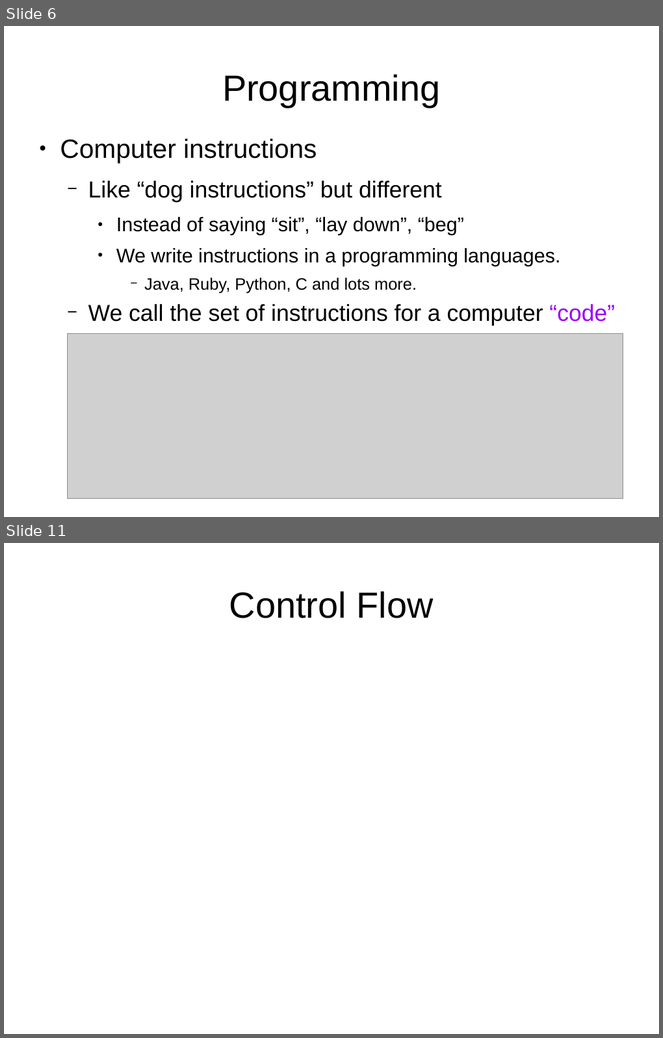
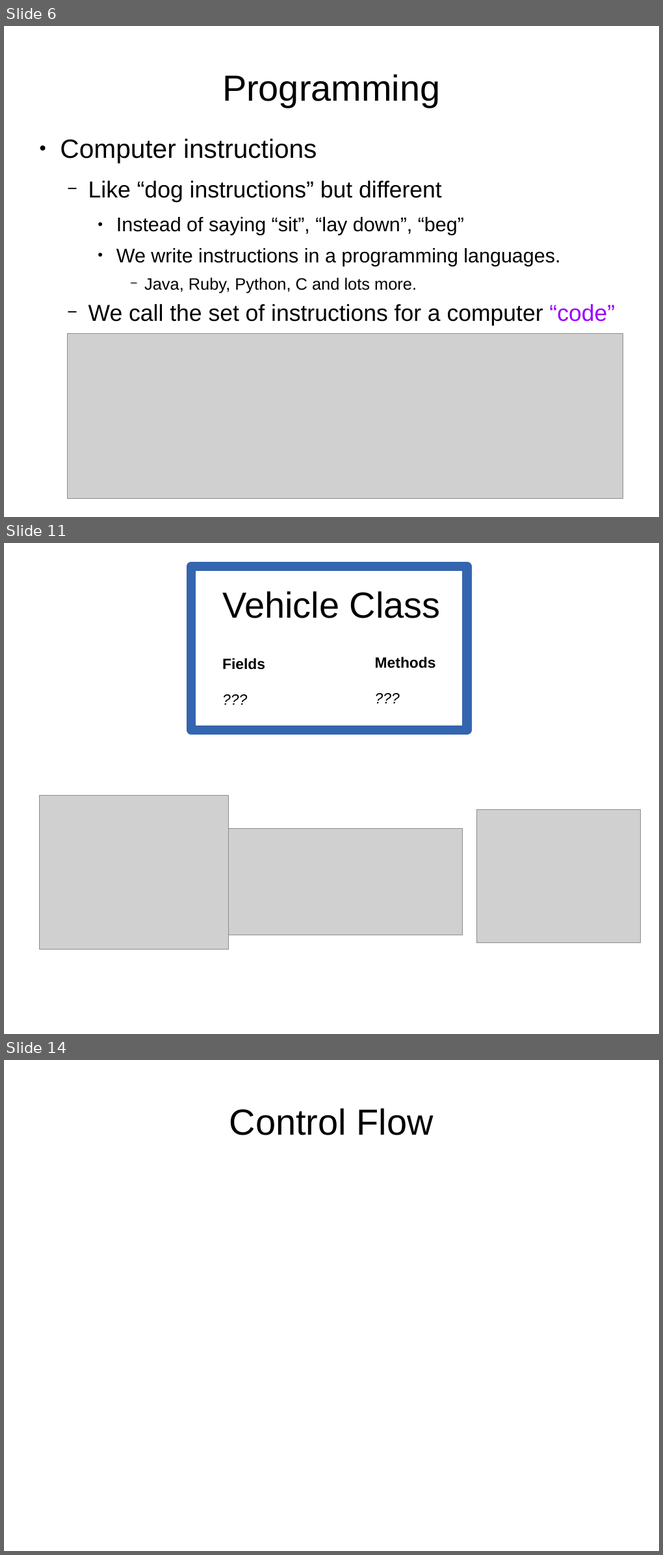
Before and after one commit to mtaylor/mirobotnics, a slide deck: slides.odp. Shown one above the other, each under a label of ours: slides 6 and 11 before the commit, slides 6, 11 and 14 after it; the slides between them are not shown. The pictures are 663x1038 and 663x1555 pixels, drawn with LibreOffice and Linux fonts; fonts in the diff are those of the drawing; grey boxes stand for pictures. Boxes give left, top, right and bottom in pixels: in the first picture for what was removed or moved away, otherwise in the second. Text is boxed around its words. In the diff, an @@ line names an element or a change of style, - is before the commit and + after.

```diff
--- a/slides.odp
+++ b/slides.odp
@@ slide 11 added at (4, 543, 659, 1034), background #FFFFFF @@
@@ rectangle added at (191, 566, 467, 730), fill #FFFFFF, outline #3465AF 11.34 pt @@
@@ title added at (222, 591, 441, 618), 44 pt, text #000000 @@
+Vehicle Class
@@ text added at (222, 658, 265, 670), 18 pt, text #000000, bold @@
+Fields
+???
@@ text added at (375, 657, 436, 668), 18 pt, text #000000, bold @@
+Methods
+???
@@ picture added at (40, 796, 229, 950) @@
@@ picture added at (477, 810, 641, 943) @@
@@ picture added at (229, 828, 463, 936) @@
@@ what was slide 11 is now slide 14 @@
```
Also in this commit, not shown: 4 slides changed, 4 other slides added, 2 slides removed.
